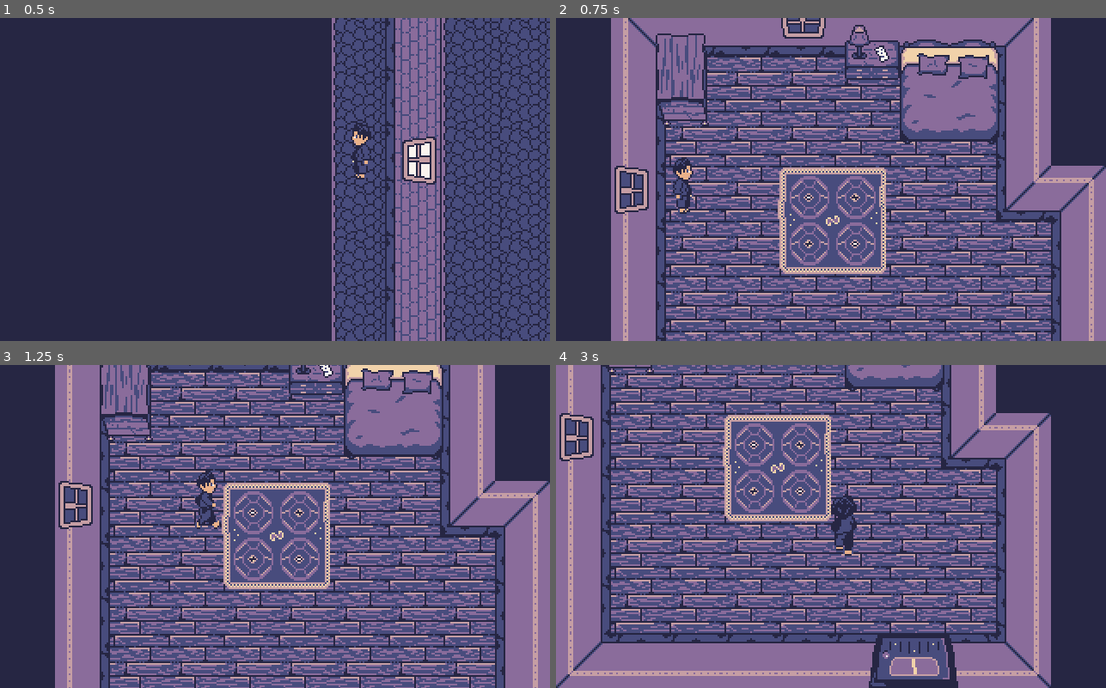
Above: before the commit, frames 1-4 (two rows, left to right).
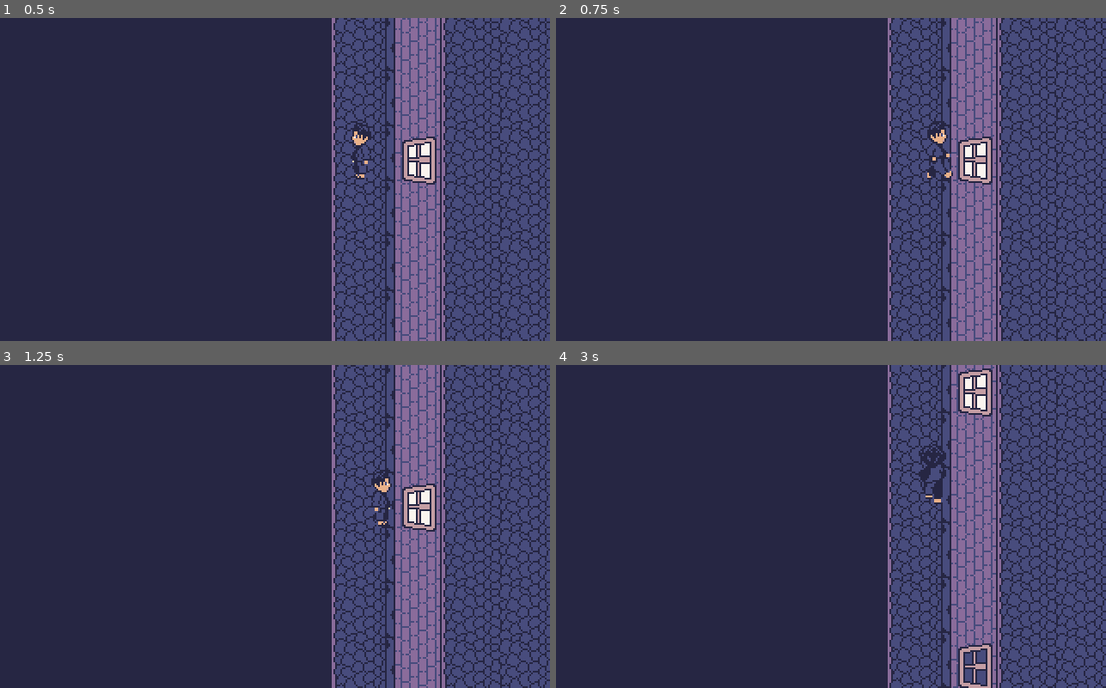
Above: after the commit, the same moments.

Repository: chickendude/dark-pages
Game: Godot game, scene res://Maps/Roof.tscn
The game is run twice, just before and just after one commit, with the same random seed, the same clock (stepped at 60 frames per second) and the same inputs. This scene is started directly instead of the project's main scene.
Inputs:
- Up to frame 1 (0.5 s): no input
- Up to frame 2 (0.75 s): tap Enter (ui_accept) at 0.5 s; hold Right (ui_right) from 0.53 s (still down)
- Up to frame 3 (1.25 s): keep holding Right (ui_right); tap Enter (ui_accept) at 0.77 s
- Up to frame 4 (3 s): release Right (ui_right) at 1.28 s; hold Down (ui_down) 1.28-2.03 s; tap Enter (ui_accept) at 1.52 s; hold Right (ui_right) 2.03-2.78 s; hold Up (ui_up) from 2.78 s (still down)

Frame 1 is identical in both runs. In frame 2, 73% of the frame differs, in the area x 10-100%, y 0-100%; in frame 3, 73%; in frame 4, 81%, in the area x 0-100%, y 0-100%.

Commit message:
Combine window/windowlight into one scene. Add a "light switch" to turn lights behind window on or off.

Diff:
--- a/Maps/Roof.tscn
+++ b/Maps/Roof.tscn
@@ -1,9 +1,10 @@
-[gd_scene load_steps=5 format=2]
+[gd_scene load_steps=6 format=2]
 
 [ext_resource path="res://Characters/Will.tscn" type="PackedScene" id=1]
-[ext_resource path="res://Objects/WindowLight.tscn" type="PackedScene" id=2]
+[ext_resource path="res://Objects/Window.tscn" type="PackedScene" id=2]
 [ext_resource path="res://Maps/Camera.tscn" type="PackedScene" id=3]
 [ext_resource path="res://TileSets/Walls.tres" type="TileSet" id=4]
+[ext_resource path="res://UI/TextBox.tscn" type="PackedScene" id=5]
 
 [node name="Roof" type="Node2D"]
 position = Vector2( 0, -1 )
@@ -37,21 +38,22 @@
 [node name="WindowLightWill" parent="YSort/Windows" instance=ExtResource( 2 )]
 position = Vector2( 224, 112 )
 rotation = 1.5708
-map_name = "WillsRoom"
-x = 1.0
-y = 3.0
-direction = Vector2( 1, 0 )
+lights_on = true
 
 [node name="WindowLightBathroom" parent="YSort/Windows" instance=ExtResource( 2 )]
 position = Vector2( 224, 272 )
 rotation = 1.5708
+text = "Hey! That's the bathroom, no peaking! This isn't that kind of game!"
 
 [node name="WindowLightBecca" parent="YSort/Windows" instance=ExtResource( 2 )]
 position = Vector2( 224, 368 )
 rotation = 1.5708
+text = "This is Becca's room :)"
 
 [node name="Camera2D" parent="." instance=ExtResource( 3 )]
 position = Vector2( 212, 123 )
 limit_left = 0
 limit_top = -32
 limit_bottom = 480
+
+[node name="TextBox" parent="." instance=ExtResource( 5 )]
--- a/Objects/Window.gd
+++ b/Objects/Window.gd
@@ -1,19 +1,23 @@
-extends Area2D
+extends StaticBody2D
 
 export (String) var map_name
 export (float) var x
 export (float) var y
 export (Vector2) var direction
+export (bool) var lights_on
 export (String) var text
 
 const PLAYER_HITBOX_HEIGHT = 12
 
 func _ready():
 	var _e = connect("body_entered", self, "_on_body_entered")
+	$Area2D.connect("body_entered", self, "_on_body_entered")
+	if lights_on:
+		$Sprite.texture = load("res://data/sprites/objects/window_light.png")
 
 func _on_body_entered(body):
+	print(body.name)
 	if text:
-		Event.push_player_back(Vector2(0, position.y + PLAYER_HITBOX_HEIGHT))
-		Event.display_text("The window's stuck... can't get it open.")
+		Event.display_text(text)
 	else:
 		Event.load_map(map_name, x, y, direction)
--- a/Objects/Window.tscn
+++ b/Objects/Window.tscn
@@ -1,11 +1,14 @@
-[gd_scene load_steps=4 format=2]
+[gd_scene load_steps=5 format=2]
 
 [ext_resource path="res://Objects/Window.gd" type="Script" id=1]
 [ext_resource path="res://data/sprites/objects/window.png" type="Texture" id=2]
 
 [sub_resource type="RectangleShape2D" id=1]
 
-[node name="Window" type="Area2D"]
+[sub_resource type="RectangleShape2D" id=2]
+extents = Vector2( 14, 14 )
+
+[node name="Window" type="StaticBody2D"]
 collision_mask = 2
 script = ExtResource( 1 )
 
@@ -14,6 +17,14 @@
 texture = ExtResource( 2 )
 centered = false
 
-[node name="CollisionShape2D" type="CollisionShape2D" parent="."]
+[node name="Area2D" type="Area2D" parent="."]
+collision_layer = 0
+collision_mask = 2
+
+[node name="CollisionShape2D" type="CollisionShape2D" parent="Area2D"]
 position = Vector2( 0, -10 )
 shape = SubResource( 1 )
+
+[node name="CollisionShape2D" type="CollisionShape2D" parent="."]
+position = Vector2( 0, -15 )
+shape = SubResource( 2 )
--- a/Objects/WindowLight.tscn
+++ /dev/null
@@ -1,19 +0,0 @@
-[gd_scene load_steps=4 format=2]
-
-[ext_resource path="res://Objects/Window.gd" type="Script" id=1]
-[ext_resource path="res://data/sprites/objects/window_light.png" type="Texture" id=2]
-
-[sub_resource type="RectangleShape2D" id=1]
-
-[node name="WindowLight" type="Area2D"]
-collision_mask = 2
-script = ExtResource( 1 )
-
-[node name="Sprite" type="Sprite" parent="."]
-position = Vector2( -14, -30 )
-texture = ExtResource( 2 )
-centered = false
-
-[node name="CollisionShape2D" type="CollisionShape2D" parent="."]
-position = Vector2( 0, -10 )
-shape = SubResource( 1 )
--- a/Objects/WindowLocked.gd
+++ /dev/null
@@ -1,6 +0,0 @@
-extends "res://Objects/Window.gd"
-const PLAYER_HITBOX_HEIGHT = 12
-
-func _on_body_entered(body):
-	Event.push_player_back(Vector2(0, position.y + PLAYER_HITBOX_HEIGHT))
-	Event.display_text("The window's stuck... can't get it open.")
